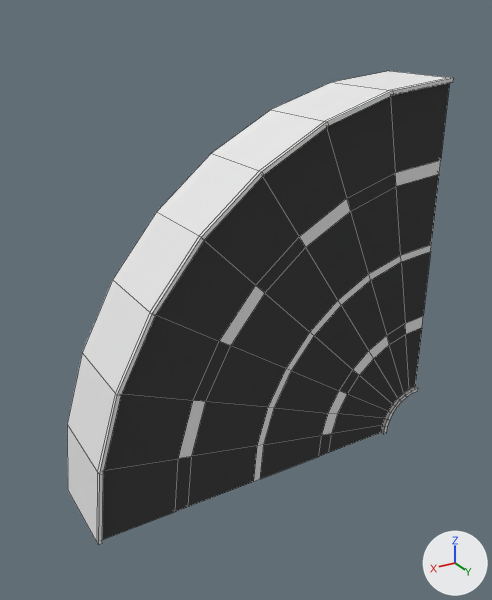
Two versions of the Blender file Assets/Models/StradaUCUCDSCurveLeft.blend, one commit apart.
Rendered twice from a 50 mm lens placed at (0.71, 1.233, 0.544), pointed at (-0.002, 0.046, -0.049). The axes (+X, +Y, +Z) are drawn at lower right. The lights are the same throughout. Mesh edges are drawn as thin lines.
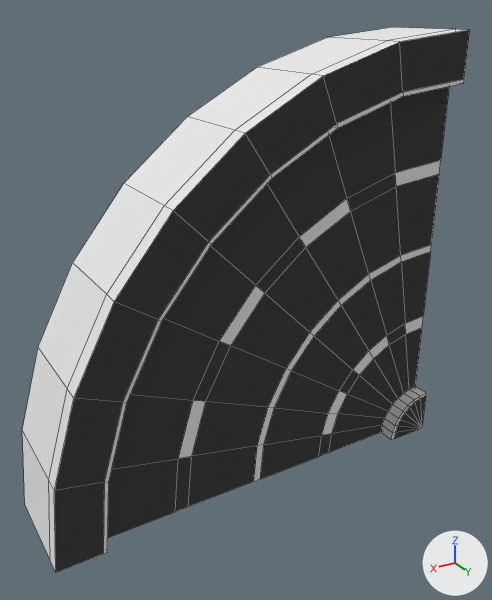
Changed parts and their boxes (x1, y1, x2, y2) in the pictures (492 x 600 px):
'Circle', reshaped (16% wider, 15% taller): before (67, 71, 453, 545); after (22, 27, 470, 572)
part 1 of me_circle_001, built on: before (381, 386, 418, 434); after (381, 386, 426, 440)
part 2 of me_circle_001, built on: before (97, 78, 453, 545); after (22, 27, 470, 572)

Diff of the bpy script that builds the scene:
```diff
--- a/Assets/Models/StradaUCUCDSCurveLeft.blend.py
+++ b/Assets/Models/StradaUCUCDSCurveLeft.blend.py
@@ me_circle_001 @@
 # used by ob_circle; location = (0.0, 0.0, 0.0)
-me_circle_001.from_pydata(...)  # 160 vertices, 142 faces; spans x -0.5..0.4, y -0.1..0.11, z -0.5..0.4
+me_circle_001.from_pydata(...)  # 217 vertices, 210 faces; spans x -0.5..0.5, y -0.1..0.14, z -0.5..0.5
+# me_circle_001 part 1
+# 18 vertices in x -0.5..-0.391, y 0.11, z -0.5..-0.391 move by (0.0, 0.03, 0.0)
+# 30 vertices are added at x -0.5..-0.492, y -0.1..0.14, z -0.5..-0.492
+# 24 new faces join them, mat_strisce_001 (white #e7e7e7)
+# 16 new faces join them, mat_asfalto (black #424242)
+# me_circle_001 part 2
+# 18 vertices in x -0.5..0.4, y 0.11, z -0.5..0.4 move by (0.0, 0.03, 0.0)
+# 6 vertices move from x -0.5..0.327, y -0.1, z -0.5..0.327 to x -0.5..0.217, y -0.1, z -0.5..0.214
+# 27 vertices are added at x -0.5..0.5, y -0.1..0.14, z -0.5..0.5
+# 8 new faces join them, mat_asfalto (black #424242)
+# 20 new faces join them, mat_strisce_001 (white #e7e7e7)
 me_circle_001.materials.append(mat_strisce_001)
```
